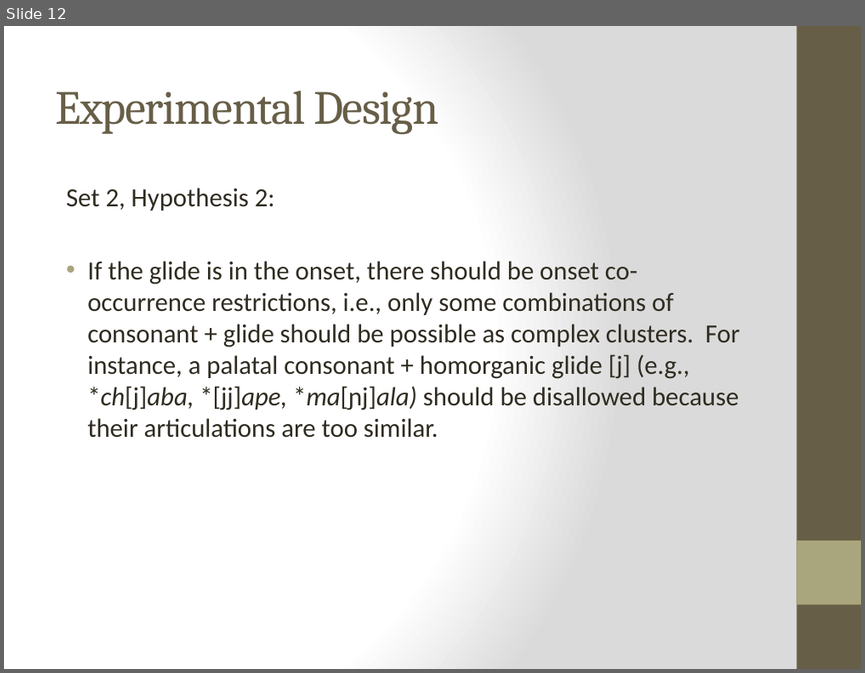
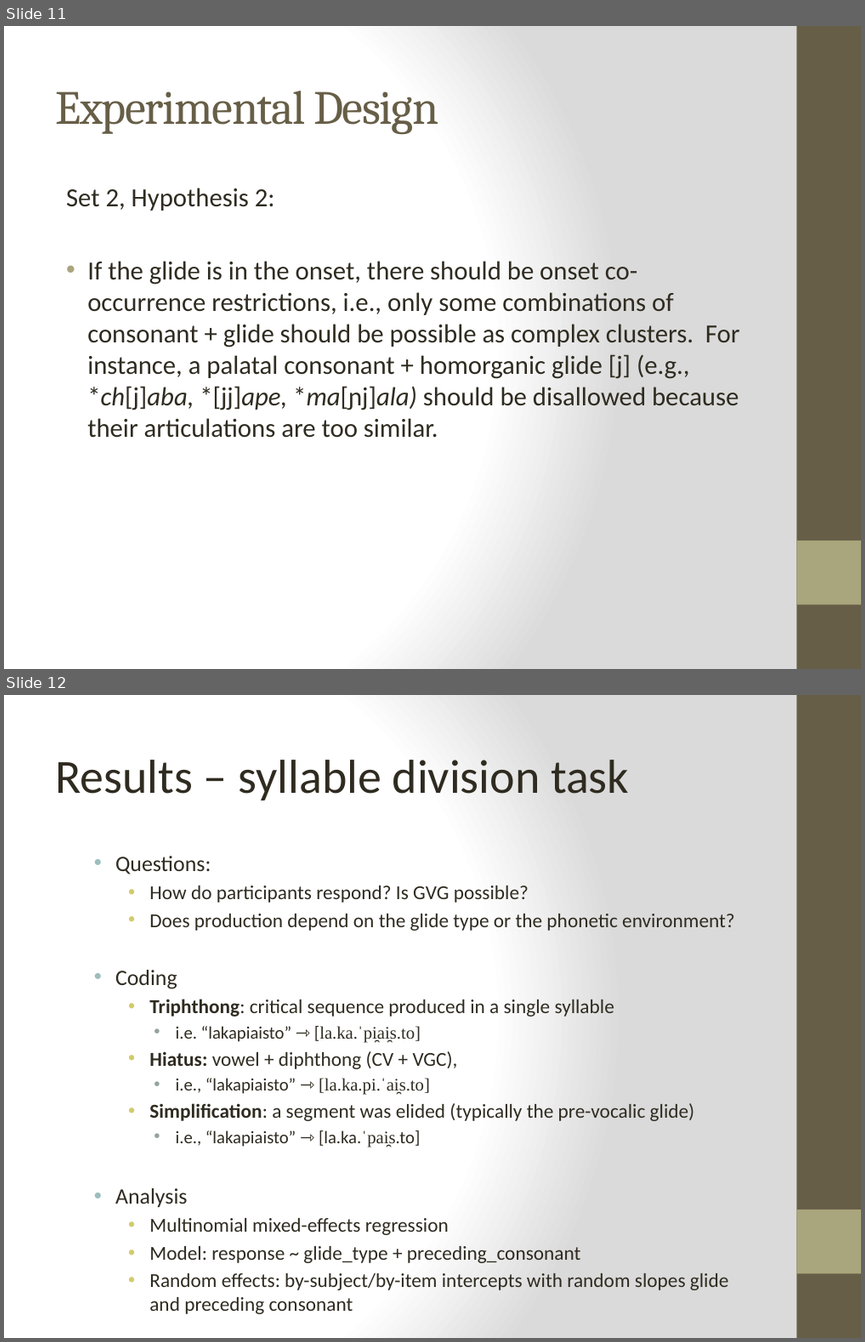
Before and after one commit to jvcasillas/glide_affiliation, a slide deck: Colina, Casillas & Díaz HLS 2018.pptx. Shown one above the other, each under a label of ours: slide 12 before the commit, slides 11 and 12 after it. The pictures are 865x673 and 865x1342 pixels, drawn with LibreOffice and Linux fonts; fonts in the diff are those of the drawing. Boxes give left, top, right and bottom in pixels: in the first picture for what was removed or moved away, otherwise in the second. Text is boxed around its words. In the diff, an @@ line names an element or a change of style, - is before the commit and + after.

```diff
--- a/Colina, Casillas & Díaz HLS 2018.pptx
+++ b/Colina, Casillas & Díaz HLS 2018.pptx
@@ slide 12 added at (4,695,861,1338), background gradient #FFFFFF to #DADADA; not listed: 2 template elements that a slide beside it also shows @@
@@ title added at (55,760,629,800), 40 pt, text #2F2B20 @@
+  Results – syllable division task
@@ text added at (115,856,735,1290), 16.6 pt, text #2F2B20 @@
+  • Questions:
+    • How do participants respond? Is GVG possible?
+    • Does production depend on the glide type or the phonetic environment?
+  • Coding
+    • Triphthong: critical sequence produced in a single syllable
+      • i.e. “lakapiaisto” ⇾ [la.ka.ˈpi̯ai̯s.to]
+    • Hiatus: vowel + diphthong (CV + VGC),
+      • i.e., “lakapiaisto” ⇾ [la.ka.pi.ˈai̯s.to]
+    • Simplification: a segment was elided (typically the pre-vocalic glide)
+      • i.e., “lakapiaisto” ⇾ [la.ka.ˈpai̯s.to]
+  • Analysis
+    • Multinomial mixed-effects regression
+    • Model: response ~ glide_type + preceding_consonant
+    • Random effects: by-subject/by-item intercepts with random slopes glide and preceding consonant
@@ what was slide 12 is now slide 11 @@
```
Also in this commit, not shown: 5 slides changed, 14 other slides added, 1 slide removed.
